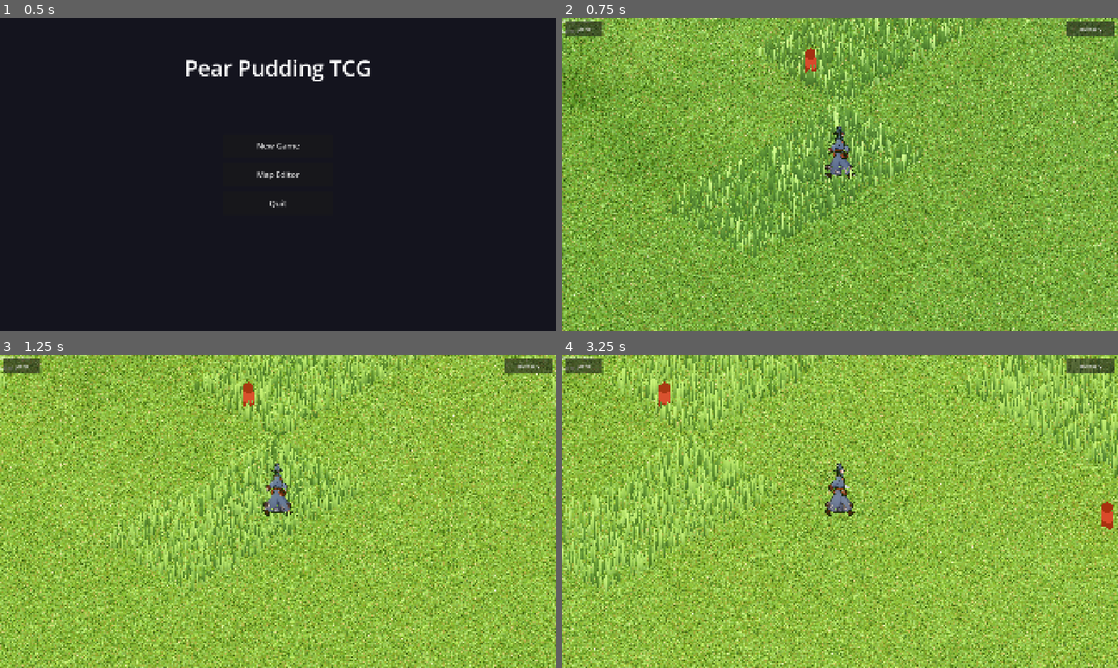
Above: before the commit, frames 1-4 (two rows, left to right).
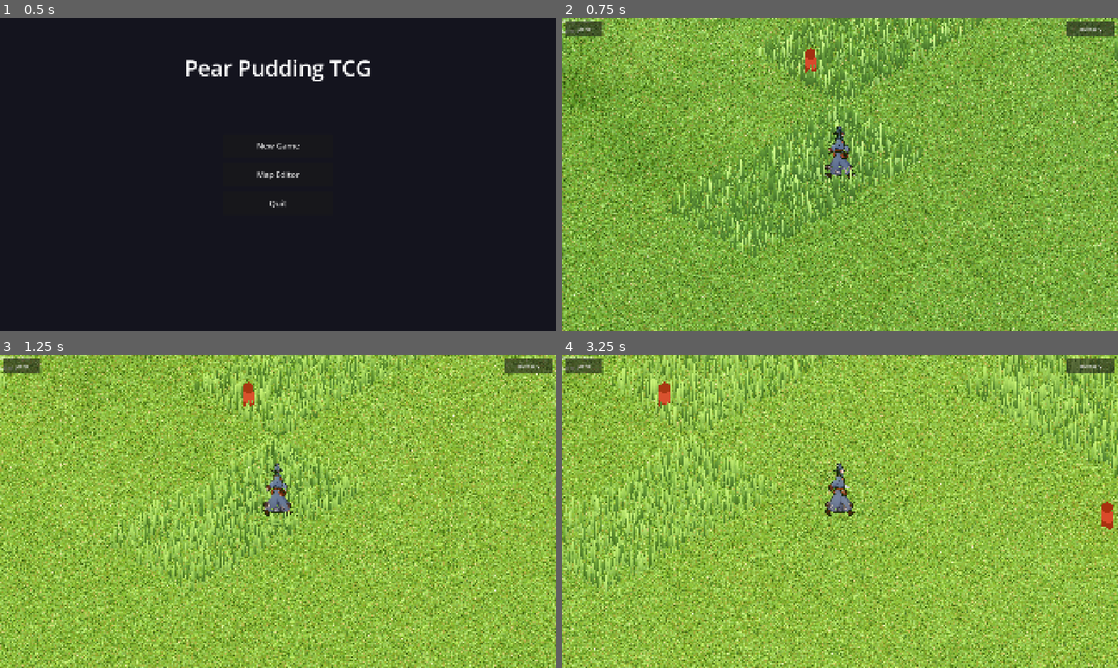
Above: after the commit, the same moments.

Repository: ChrisPauly97/pear-pudding-godot
Game: Godot game, scene res://scenes/ui/MenuScene.tscn
Two runs of this game, one before a commit and one after it. Both use one fixed random seed, a clock stepped at 60 frames per second and the inputs below.
Inputs (mouse positions are in pixels of both pictures, inside the frame that each line leads up to):
- Up to frame 1 (0.5 s): no input
- Up to frame 2 (0.75 s): click "New Game" at 0.5 s
- Up to frame 3 (1.25 s): no input
- Up to frame 4 (3.25 s): tap Enter at 1.25 s; move the mouse to (962, 495) at 1.27 s; hold D (move_right) 1.28-2 s; hold E (interact) 1.28-2 s; click (962, 495) at 1.42 s; tap Space (jump) at 1.52 s; drag from (728, 527) to (812, 574) at 2.02 s; move the mouse to (895, 442) at 2.77 s; hold D (move_right) from 2.78 s (still down); tap 2 at 2.85 s

Frame 1 is identical in both runs. In frame 2, 1.2% of the frame differs, in the area x 7-100%, y 0-97%; in frame 3, 1.4%; in frame 4, 2.1%, in the area x 0-100%, y 0-99%.

Commit message:
Fix grass blade shimmer with alpha_to_coverage and smooth tip fade
Blades scale as thin as ~1.2 pixels wide. With hard ALPHA_SCISSOR_THRESHOLD,
any sub-pixel wind sway caused binary on/off flicker per frame. Switching to
alpha_to_coverage maps the blade alpha to MSAA 4x coverage samples, so a blade
covering 2/4 sub-pixel samples contributes 50% opacity instead of popping.
Replacing step(UV.y, 0.92) with smoothstep removes the hard tip cutoff that
similarly caused single-pixel fringe flicker at the blade tips.

https://claude.ai/code/session_01BX5SCH4A49DyaYHFMut5Xk

Diff:
--- a/assets/shaders/grass_blade.gdshader
+++ b/assets/shaders/grass_blade.gdshader
@@ -1,5 +1,5 @@
 shader_type spatial;
-render_mode cull_disabled;
+render_mode cull_disabled, alpha_to_coverage;
 
 // --- Color palette ---
 // Tuned to blend with the terrain's flat-grass procedural base (~0.44, 0.62, 0.25).
@@ -101,6 +101,8 @@
 	EMISSION = col * 0.15;
 	ROUGHNESS = 1.0;
 	METALLIC = 0.0;
-	ALPHA = step(UV.y, 0.92);
-	ALPHA_SCISSOR_THRESHOLD = 0.5;
+	// Smooth taper toward tip instead of a hard step.  alpha_to_coverage maps
+	// this value to MSAA coverage samples so sub-pixel blades fade gracefully
+	// rather than popping in/out as wind sways them across pixel boundaries.
+	ALPHA = 1.0 - smoothstep(0.78, 1.0, UV.y);
 }
